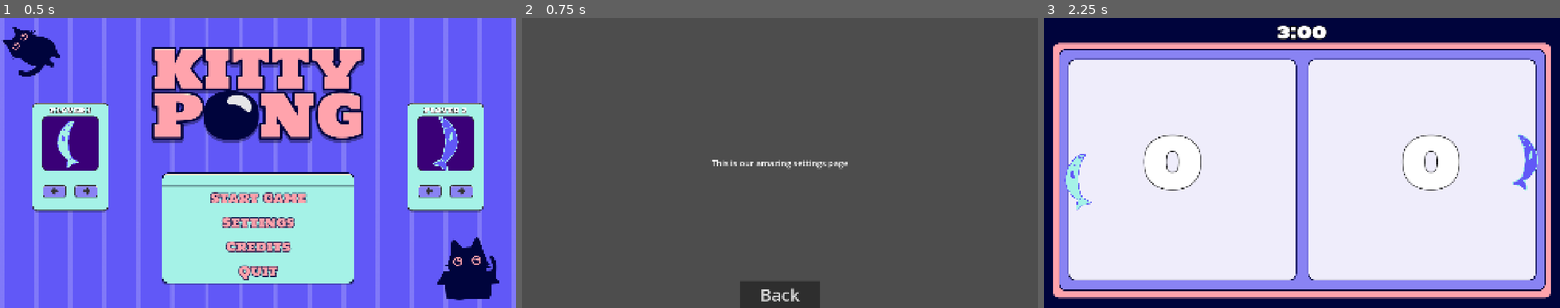
Above: before the commit, frames 1-3 (left to right).
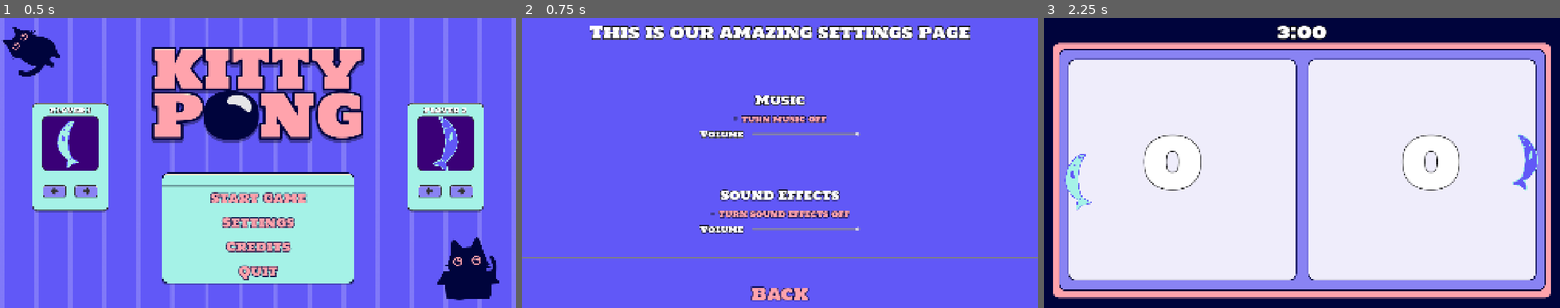
Above: after the commit, the same moments.

Repository: Jurinich/GDSG-WS-semester-project
Game: Godot game, scene res://scenes/main_menu.tscn
Same seed, same stepped clock (60 frames per second), same inputs: the game is played once before the commit and once after it.
Inputs:
- Up to frame 1 (0.5 s): no input
- Up to frame 2 (0.75 s): click "Settings" at 0.5 s
- Up to frame 3 (2.25 s): click "Back" at 1.25 s; click "Start Game" at 2 s

Frame 1 is identical in both runs. In frame 2, 99% of the frame differs, in the area x 0-100%, y 0-100%; in frame 3, nothing differs.

Commit message:
designed settings page

Diff:
--- a/gdsg-semester-project-w-2025-/scenes/settings_scene.tscn
+++ b/gdsg-semester-project-w-2025-/scenes/settings_scene.tscn
@@ -1,8 +1,10 @@
-[gd_scene load_steps=2 format=3 uid="uid://jnb7g07ibmtd"]
+[gd_scene format=3 uid="uid://jnb7g07ibmtd"]
 
 [ext_resource type="Script" uid="uid://kocd13u0ou15" path="res://scripts/settings_scene.gd" id="1_kqt80"]
+[ext_resource type="Texture2D" uid="uid://oc3myowet37o" path="res://assets/sprites/Backgrounds/BG Purple.png" id="2_5jacn"]
+[ext_resource type="Theme" uid="uid://dfhebtip2k3k3" path="res://new_theme.tres" id="3_83w5s"]
 
-[node name="SettingsScene" type="Control"]
+[node name="SettingsScene" type="Control" unique_id=596093716]
 layout_mode = 3
 anchors_preset = 15
 anchor_right = 1.0
@@ -11,32 +13,119 @@
 grow_vertical = 2
 script = ExtResource("1_kqt80")
 
-[node name="Label" type="Label" parent="."]
+[node name="Background" type="Control" parent="." unique_id=1731582913]
+anchors_preset = 0
+offset_right = 40.0
+offset_bottom = 40.0
+
+[node name="TextureRect" type="TextureRect" parent="Background" unique_id=1435932134]
+layout_mode = 0
+offset_right = 40.0
+offset_bottom = 40.0
+texture = ExtResource("2_5jacn")
+
+[node name="content" type="VBoxContainer" parent="." unique_id=304647815]
 layout_mode = 1
 anchors_preset = 15
 anchor_right = 1.0
 anchor_bottom = 1.0
 grow_horizontal = 2
 grow_vertical = 2
-theme_override_font_sizes/font_size = 32
+
+[node name="heading" type="Label" parent="content" unique_id=101908018]
+layout_mode = 2
+theme = ExtResource("3_83w5s")
+theme_override_font_sizes/font_size = 64
 text = "This is our amazing settings page"
 horizontal_alignment = 1
 vertical_alignment = 1
 
-[node name="BackButton" type="Button" parent="."]
+[node name="HSeparator" type="HSeparator" parent="content" unique_id=1826360755]
+layout_mode = 2
+size_flags_vertical = 3
+
+[node name="heading2" type="Label" parent="content" unique_id=162042890]
+layout_mode = 2
+theme = ExtResource("3_83w5s")
+theme_override_font_sizes/font_size = 48
+text = "Music"
+horizontal_alignment = 1
+vertical_alignment = 1
+
+[node name="CheckBox" type="CheckBox" parent="content" unique_id=500037152]
+layout_mode = 2
+size_flags_horizontal = 4
+theme = ExtResource("3_83w5s")
+theme_override_font_sizes/font_size = 32
+text = " turn music off"
+
+[node name="HBoxContainer" type="HBoxContainer" parent="content" unique_id=405671482]
+layout_mode = 2
+size_flags_horizontal = 4
+
+[node name="text" type="Label" parent="content/HBoxContainer" unique_id=1077343360]
+layout_mode = 2
+theme = ExtResource("3_83w5s")
+theme_override_font_sizes/font_size = 32
+text = "Volume   "
+horizontal_alignment = 1
+vertical_alignment = 1
+
+[node name="HSlider" type="HSlider" parent="content/HBoxContainer" unique_id=916181864]
+custom_minimum_size = Vector2(400, 0)
+layout_mode = 2
+size_flags_horizontal = 4
+size_flags_vertical = 4
+value = 100.0
+
+[node name="HSeparator3" type="HSeparator" parent="content" unique_id=1792964731]
+layout_mode = 2
+size_flags_vertical = 3
+
+[node name="heading3" type="Label" parent="content" unique_id=887099296]
+layout_mode = 2
+theme = ExtResource("3_83w5s")
+theme_override_font_sizes/font_size = 48
+text = "Sound Effects"
+horizontal_alignment = 1
+vertical_alignment = 1
+
+[node name="CheckBox2" type="CheckBox" parent="content" unique_id=136547099]
+layout_mode = 2
+size_flags_horizontal = 4
+theme = ExtResource("3_83w5s")
+theme_override_font_sizes/font_size = 32
+text = " turn sound effects off"
+
+[node name="HBoxContainer2" type="HBoxContainer" parent="content" unique_id=1012310735]
+layout_mode = 2
+size_flags_horizontal = 4
+
+[node name="text" type="Label" parent="content/HBoxContainer2" unique_id=1008157770]
+layout_mode = 2
+theme = ExtResource("3_83w5s")
+theme_override_font_sizes/font_size = 32
+text = "Volume   "
+horizontal_alignment = 1
+vertical_alignment = 1
+
+[node name="HSlider" type="HSlider" parent="content/HBoxContainer2" unique_id=1856957105]
+custom_minimum_size = Vector2(400, 0)
+layout_mode = 2
+size_flags_horizontal = 4
+size_flags_vertical = 4
+value = 100.0
+
+[node name="HSeparator2" type="HSeparator" parent="content" unique_id=1777799279]
+layout_mode = 2
+size_flags_vertical = 3
+
+[node name="BackButton" type="Button" parent="content" unique_id=41829431]
 custom_minimum_size = Vector2(300, 100)
-layout_mode = 1
-anchors_preset = 7
-anchor_left = 0.5
-anchor_top = 1.0
-anchor_right = 0.5
-anchor_bottom = 1.0
-offset_left = -4.0
-offset_top = -8.0
-offset_right = 4.0
-grow_horizontal = 2
-grow_vertical = 0
+layout_mode = 2
+size_flags_vertical = 8
+theme = ExtResource("3_83w5s")
 theme_override_font_sizes/font_size = 64
 text = "Back"
 
-[connection signal="pressed" from="BackButton" to="." method="_on_back_button_pressed"]
+[connection signal="pressed" from="content/BackButton" to="." method="_on_back_button_pressed"]
